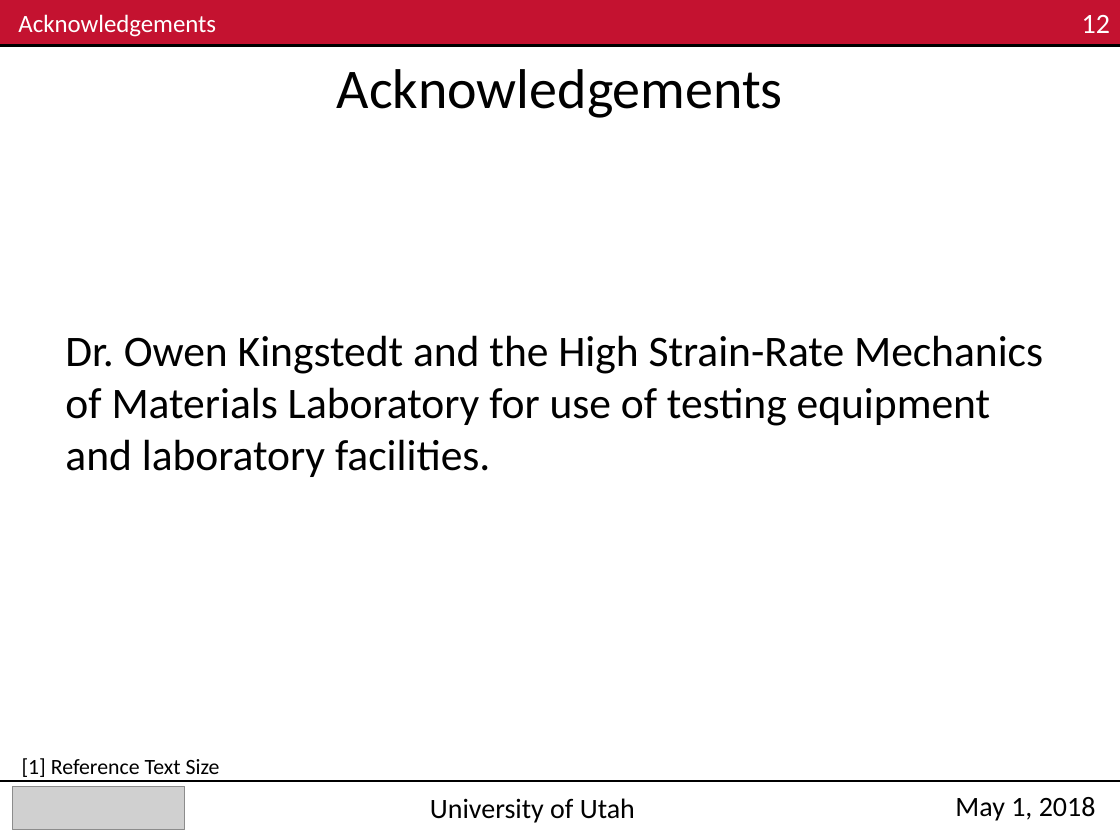
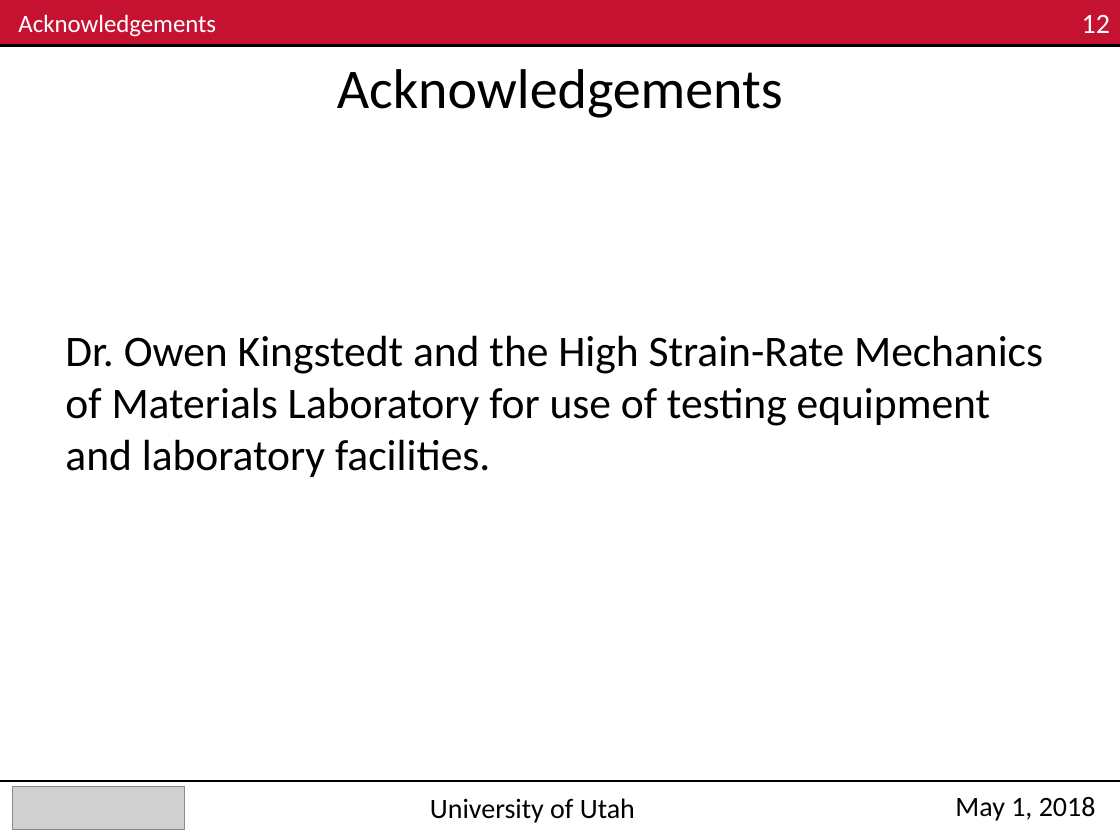
Before and after one commit to Mar-ten/PMAA_Fracture, a slide deck: slide 12 of ME EN 6960_Group4_Exp3_Final.pptx. Drawn at 1120x840 pixels with LibreOffice and Linux fonts; fonts in the diff are those of the drawing; grey boxes stand for pictures. Boxes give left, top, right and bottom in pixels: in the first picture for what was removed or moved away, otherwise in the second. Text is boxed around its words. In the diff, an @@ line names an element or a change of style, - is before the commit and + after.

```diff
--- a/ME EN 6960_Group4_Exp3_Final.pptx
+++ b/ME EN 6960_Group4_Exp3_Final.pptx
@@ text removed at box(22, 758, 220, 781) @@
-[1] Reference Text Size
```
Also in this commit, not shown: 6 other files.
